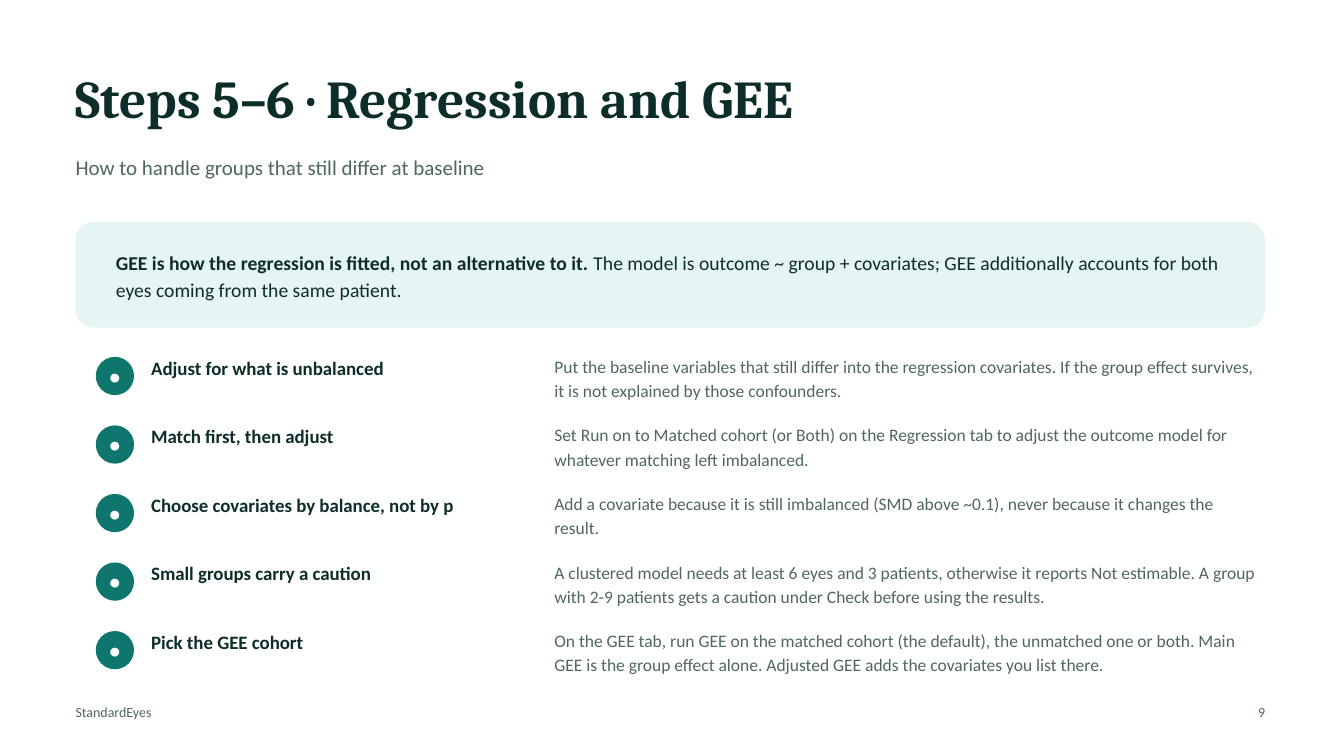
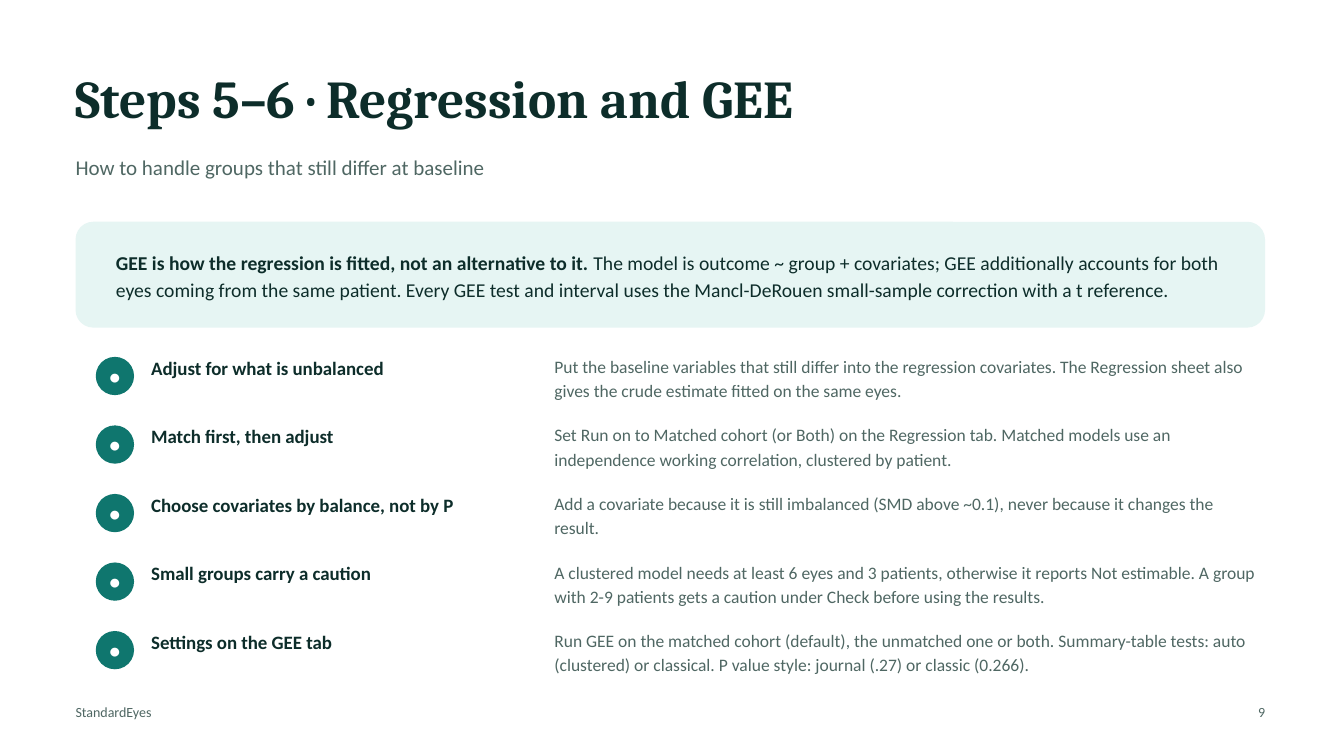
Before and after one commit to StandardEyes/standardeyes.github.io, a slide deck: slide 9 of User Manual - StandardEyes.pptx. Drawn at 1344x756 pixels with LibreOffice and Linux fonts; fonts in the diff are those of the drawing. Boxes give left, top, right and bottom in pixels: in the first picture for what was removed or moved away, otherwise in the second. Text is boxed around its words. In the diff, an @@ line names an element or a change of style, - is before the commit and + after.

```diff
--- a/User Manual - StandardEyes.pptx
+++ b/User Manual - StandardEyes.pptx
@@ text at bbox=[116, 256, 1218, 301]: text changed @@
-GEE is how the regression is fitted, not an alternative to it. The model is outcome ~ group + covariates; GEE additionally accounts for both eyes coming from the same patient.
+GEE is how the regression is fitted, not an alternative to it. The model is outcome ~ group + covariates; GEE additionally accounts for both eyes coming from the same patient. Every GEE test and interval uses the Mancl-DeRouen small-sample correction with a t reference.
@@ text at bbox=[554, 361, 1242, 400]: text changed @@
-Put the baseline variables that still differ into the regression covariates. If the group effect survives, it is not explained by those confounders.
+Put the baseline variables that still differ into the regression covariates. The Regression sheet also gives the crude estimate fitted on the same eyes.
@@ text at bbox=[554, 428, 1171, 469]: text changed @@
-Set Run on to Matched cohort (or Both) on the Regression tab to adjust the outcome model for whatever matching left imbalanced.
+Set Run on to Matched cohort (or Both) on the Regression tab. Matched models use an independence working correlation, clustered by patient.
@@ text at bbox=[151, 498, 453, 515]: text changed @@
-Choose covariates by balance, not by p
+Choose covariates by balance, not by P
@@ text at bbox=[151, 635, 332, 653]: text changed @@
-Pick the GEE cohort
+Settings on the GEE tab
@@ text at bbox=[554, 634, 1245, 674]: text changed @@
-On the GEE tab, run GEE on the matched cohort (the default), the unmatched one or both. Main GEE is the group effect alone. Adjusted GEE adds the covariates you list there.
+Run GEE on the matched cohort (default), the unmatched one or both. Summary-table tests: auto (clustered) or classical. P value style: journal (.27) or classic (0.266).
```
Also in this commit, not shown: 9 other slides changed, 1 slide added.
